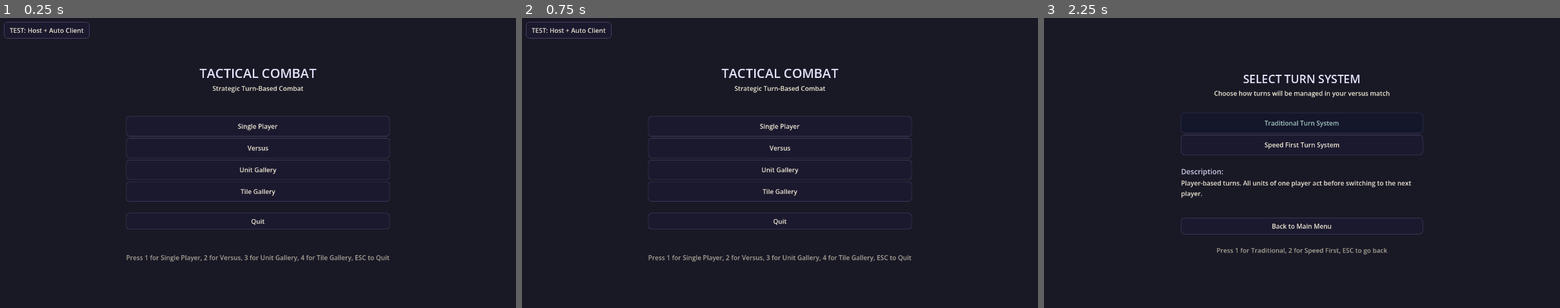
Above: before the commit, frames 1-3 (left to right).
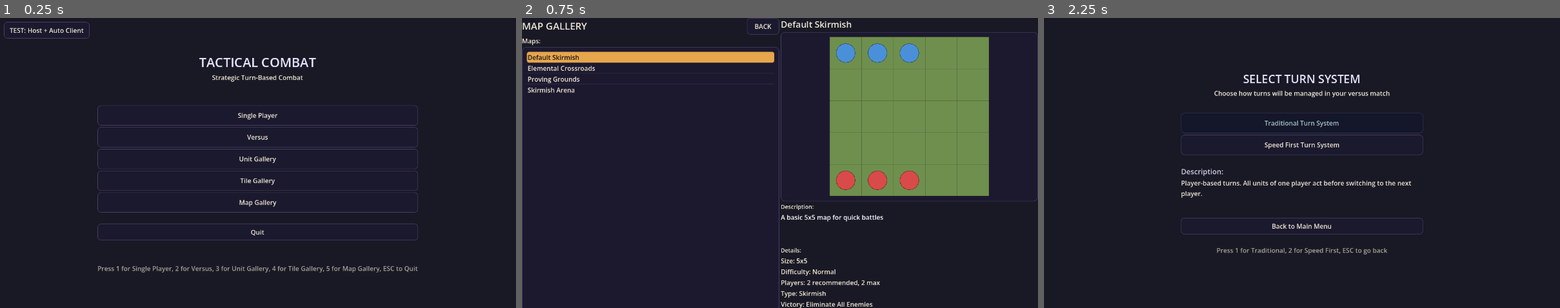
Above: after the commit, the same moments.

Repository: K-ennethA/Conquest
Game: Godot game, scene res://menus/MainMenu.tscn
The game is run twice, just before and just after one commit, with the same random seed, the same clock (stepped at 60 frames per second) and the same inputs.
Inputs (mouse positions are in pixels of both pictures, inside the frame that each line leads up to):
- Up to frame 1 (0.25 s): no input
- Up to frame 2 (0.75 s): click (780, 203) at 0.5 s, where only the run after the commit has a clickable "Map Gallery"
- Up to frame 3 (2.25 s): click (1286, 26) at 1.25 s, where only the run after the commit has a clickable "BACK"; click "Single Player" at 2 s

The runs differ from the first frame. In frame 1, 4.5% of the frame differs, in the area x 18-81%, y 13-88%; in frame 2, 23%, in the area x 0-100%, y 0-100%; in frame 3, nothing differs.

Commit message:
feat(menu): Map Gallery -- top-down map picture + description + effect legend
New gallery alongside Unit/Tile: browse each battle map with a picture
painted live from its tile_layout (no missing preview PNGs), spawn markers
by player, description, metadata (size/difficulty/players/victory), and a
legend of the terrain effects present (colours from TileEffectVisuals).
Maps are discovered by scanning game/maps/resources/ so new ones appear
automatically. Reachable from a new MainMenu "Map Gallery" button (key 5).

Co-Authored-By: Claude Opus 4.8 <noreply@anthropic.com>

Diff:
--- a/menus/MainMenu.gd
+++ b/menus/MainMenu.gd
@@ -9,6 +9,7 @@
 @onready var versus_button: Button = $CenterContainer/VBoxContainer/MenuButtons/VersusButton
 @onready var unit_gallery_button: Button = $CenterContainer/VBoxContainer/MenuButtons/UnitGalleryButton
 @onready var tile_gallery_button: Button = $CenterContainer/VBoxContainer/MenuButtons/TileGalleryButton
+@onready var map_gallery_button: Button = $CenterContainer/VBoxContainer/MenuButtons/MapGalleryButton
 @onready var quit_button: Button = $CenterContainer/VBoxContainer/MenuButtons/QuitButton
 
 func _ready() -> void:
@@ -46,6 +47,8 @@
 		unit_gallery_button.pressed.connect(_on_unit_gallery_pressed)
 	if tile_gallery_button:
 		tile_gallery_button.pressed.connect(_on_tile_gallery_pressed)
+	if map_gallery_button:
+		map_gallery_button.pressed.connect(_on_map_gallery_pressed)
 	if quit_button:
 		quit_button.pressed.connect(_on_quit_pressed)
 
@@ -114,6 +117,11 @@
 	print("Tile Gallery selected")
 	get_tree().change_scene_to_file("res://menus/TileGallery.tscn")
 
+func _on_map_gallery_pressed() -> void:
+	"""Handle Map Gallery button press"""
+	print("Map Gallery selected")
+	get_tree().change_scene_to_file("res://menus/MapGallery.tscn")
+
 func _on_quit_pressed() -> void:
 	"""Handle Quit button press"""
 	print("Quitting game")
@@ -146,5 +154,7 @@
 				_on_unit_gallery_pressed()
 			KEY_4:
 				_on_tile_gallery_pressed()
+			KEY_5:
+				_on_map_gallery_pressed()
 			KEY_ESCAPE:
 				_on_quit_pressed()
--- a/menus/MainMenu.tscn
+++ b/menus/MainMenu.tscn
@@ -68,6 +68,11 @@
 custom_minimum_size = Vector2(0, 50)
 text = "Tile Gallery"
 
+[node name="MapGalleryButton" type="Button" parent="CenterContainer/VBoxContainer/MenuButtons"]
+layout_mode = 2
+custom_minimum_size = Vector2(0, 50)
+text = "Map Gallery"
+
 [node name="Spacer2" type="Control" parent="CenterContainer/VBoxContainer/MenuButtons"]
 layout_mode = 2
 custom_minimum_size = Vector2(0, 20)
@@ -83,6 +88,6 @@
 
 [node name="Instructions" type="Label" parent="CenterContainer/VBoxContainer"]
 layout_mode = 2
-text = "Press 1 for Single Player, 2 for Versus, 3 for Unit Gallery, 4 for Tile Gallery, ESC to Quit"
+text = "Press 1 for Single Player, 2 for Versus, 3 for Unit Gallery, 4 for Tile Gallery, 5 for Map Gallery, ESC to Quit"
 horizontal_alignment = 1
 modulate = Color(0.7, 0.7, 0.7, 1)
--- /dev/null
+++ b/menus/MapGallery.gd
@@ -0,0 +1,424 @@
+extends Control
+
+class_name MapGallery
+
+# Map Gallery - Browse each battle map with a top-down picture painted from its
+# tile data, plus its description, metadata, and a tile-effect legend. Mirrors the
+# structure of UnitGallery / TileGallery: a left list, a right detail pane, and a
+# Back-to-menu button, all built in code in _ready().
+
+# Palette mapping tile_type -> cell colour, tuned to the warm-amber / natural vibe.
+# Kept as a const so the map picture and the legend chips read identically.
+const TILE_COLORS := {
+	"NORMAL": Color("6f8f4e"),          # grass green
+	"PLAINS": Color("6f8f4e"),
+	"GRASS": Color("6f8f4e"),
+	"DIFFICULT_TERRAIN": Color("3f5e32"),  # dark forest (tall-grass avoid tile)
+	"WATER": Color("3b6ea5"),
+	"LAVA": Color("c0431f"),
+	"WALL": Color("5a5450"),
+	"ICE": Color("bcd8e6"),
+	"SWAMP": Color("5b5a34"),
+	"SACRED_GROUND": Color("c7a63b"),
+	"CORRUPTED": Color("6b3f7a"),
+}
+const TILE_FALLBACK := Color("777777")
+
+# Spawn markers coloured by player_id.
+const PLAYER0_COLOR := Color("4a90d9")  # blue
+const PLAYER1_COLOR := Color("d94a4a")  # red
+const PLAYER_FALLBACK := Color("e6a64b")  # amber
+
+# tile_type -> tile-effect id (from TileEffectVisuals) for the legend.
+const EFFECT_FOR_TILE := {
+	"LAVA": &"fire",
+	"WATER": &"empowering_water",
+	"SACRED_GROUND": &"fortify",
+	"DIFFICULT_TERRAIN": &"tall_grass",
+}
+
+const MAPS_DIR := "res://game/maps/resources/"
+
+# UI Elements
+@onready var back_button: Button
+@onready var map_list: ItemList
+@onready var map_name_label: Label
+@onready var map_description: RichTextLabel
+@onready var map_painter: MapPainter
+@onready var metadata_container: VBoxContainer
+@onready var legend_container: HBoxContainer
+
+# Data
+var all_maps: Array[MapResource] = []
+var current_map: MapResource
+
+
+func _ready() -> void:
+	theme = MenuTheme.build()  # dark Legends-style menu look
+	_create_ui()
+	_load_all_maps()
+	_setup_connections()
+	_populate_map_list()
+
+	# Select the first map on open so the picture/detail are never blank.
+	if not all_maps.is_empty():
+		map_list.select(0)
+		_display_map(all_maps[0])
+
+	print("Map Gallery initialized with " + str(all_maps.size()) + " maps")
+
+
+func _create_ui() -> void:
+	"""Create the complete UI for the map gallery"""
+	set_anchors_and_offsets_preset(Control.PRESET_FULL_RECT)
+
+	# Main container
+	var main_container := HBoxContainer.new()
+	main_container.set_anchors_and_offsets_preset(Control.PRESET_FULL_RECT)
+	add_child(main_container)
+
+	# Left panel - Map list
+	var left_panel := VBoxContainer.new()
+	left_panel.custom_minimum_size = Vector2(300, 0)
+	left_panel.set_h_size_flags(Control.SIZE_EXPAND_FILL)
+	main_container.add_child(left_panel)
+
+	# Title and back button
+	var header_container := HBoxContainer.new()
+	left_panel.add_child(header_container)
+
+	var title := Label.new()
+	title.text = "MAP GALLERY"
+	title.add_theme_font_size_override("font_size", 24)
+	title.set_h_size_flags(Control.SIZE_EXPAND_FILL)
+	header_container.add_child(title)
+
+	back_button = Button.new()
+	back_button.text = "BACK"
+	back_button.custom_minimum_size = Vector2(80, 40)
+	header_container.add_child(back_button)
+
+	# Map list
+	var list_label := Label.new()
+	list_label.text = "Maps:"
+	left_panel.add_child(list_label)
+
+	map_list = ItemList.new()
+	map_list.set_v_size_flags(Control.SIZE_EXPAND_FILL)
+	map_list.custom_minimum_size = Vector2(280, 400)
+	left_panel.add_child(map_list)
+
+	# Right panel - Map picture and details
+	var right_panel := VBoxContainer.new()
+	right_panel.set_h_size_flags(Control.SIZE_EXPAND_FILL)
+	right_panel.custom_minimum_size = Vector2(500, 0)
+	main_container.add_child(right_panel)
+
+	_create_map_display(right_panel)
+
+
+func _create_map_display(parent: VBoxContainer) -> void:
+	"""Create the map picture + detail area"""
+	# Map name (title)
+	map_name_label = Label.new()
+	map_name_label.add_theme_font_size_override("font_size", 22)
+	parent.add_child(map_name_label)
+
+	# Top-down map picture, painted from tile data.
+	var picture_frame := PanelContainer.new()
+	picture_frame.custom_minimum_size = Vector2(420, 420)
+	parent.add_child(picture_frame)
+
+	map_painter = MapPainter.new()
+	map_painter.set_h_size_flags(Control.SIZE_EXPAND_FILL)
+	map_painter.set_v_size_flags(Control.SIZE_EXPAND_FILL)
+	picture_frame.add_child(map_painter)
+
+	# Description (wrapped)
+	var desc_label := Label.new()
+	desc_label.text = "Description:"
+	desc_label.add_theme_font_size_override("font_size", 14)
+	parent.add_child(desc_label)
+
+	map_description = RichTextLabel.new()
+	map_description.custom_minimum_size = Vector2(0, 80)
+	map_description.fit_content = true
+	parent.add_child(map_description)
+
+	# Metadata
+	var meta_label := Label.new()
+	meta_label.text = "Details:"
+	meta_label.add_theme_font_size_override("font_size", 14)
+	parent.add_child(meta_label)
+
+	metadata_container = VBoxContainer.new()
+	parent.add_child(metadata_container)
+
+	# Tile-effect legend
+	var legend_label := Label.new()
+	legend_label.text = "Tile Effects:"
+	legend_label.add_theme_font_size_override("font_size", 14)
+	parent.add_child(legend_label)
+
+	legend_container = HBoxContainer.new()
+	parent.add_child(legend_container)
+
+
+func _setup_connections() -> void:
+	"""Set up signal connections"""
+	if back_button:
+		back_button.pressed.connect(_on_back_pressed)
+
+	if map_list:
+		map_list.item_selected.connect(_on_map_selected)
+
+
+func _load_all_maps() -> void:
+	"""Load every MapResource under the maps resource directory (so new maps
+	appear automatically), guarding against nulls / non-map .tres files."""
+	all_maps.clear()
+
+	if not DirAccess.dir_exists_absolute(MAPS_DIR):
+		print("No map resources directory found")
+		return
+
+	var dir := DirAccess.open(MAPS_DIR)
+	if not dir:
+		print("Failed to open map resources directory")
+		return
+
+	dir.list_dir_begin()
+	var file_name := dir.get_next()
+	while file_name != "":
+		if file_name.ends_with(".tres"):
+			var resource_path := MAPS_DIR + file_name
+			if ResourceLoader.exists(resource_path):
+				var resource = load(resource_path)
+				if resource is MapResource:
+					all_maps.append(resource)
+					print("Loaded map: " + resource.map_name)
+		file_name = dir.get_next()
+	dir.list_dir_end()
+
+	# Stable, readable ordering.
+	all_maps.sort_custom(func(a, b): return a.map_name < b.map_name)
+
+
+func _populate_map_list() -> void:
+	"""Update the map list display"""
+	if not map_list:
+		return
+
+	map_list.clear()
+
+	for map_res in all_maps:
+		var display_text := map_res.map_name
+		if display_text.is_empty():
+			display_text = "(Unnamed Map)"
+		map_list.add_item(display_text)
+
+	if map_list.get_item_count() == 0:
+		map_list.add_item("No maps found")
+		map_list.set_item_disabled(0, true)
+
+
+func _display_map(map_res: MapResource) -> void:
+	"""Display picture + details for the selected map"""
+	current_map = map_res
+	if not map_res:
+		return
+
+	if map_name_label:
+		map_name_label.text = map_res.map_name
+
+	if map_description:
+		map_description.text = map_res.description
+
+	# Repaint the top-down picture.
+	if map_painter:
+		map_painter.set_map(map_res)
+
+	_update_metadata(map_res)
+	_update_legend(map_res)
+
+
+func _update_metadata(map_res: MapResource) -> void:
+	"""Rebuild the metadata rows for the selected map"""
+	if not metadata_container:
+		return
+
+	for child in metadata_container.get_children():
+		child.queue_free()
+
+	var victory := ", ".join(map_res.victory_conditions) if not map_res.victory_conditions.is_empty() else "None"
+	var rows := [
+		["Size", str(map_res.width) + "x" + str(map_res.height)],
+		["Difficulty", map_res.difficulty],
+		["Players", str(map_res.recommended_players) + " recommended, " + str(map_res.max_players) + " max"],
+		["Type", map_res.map_type],
+		["Victory", victory],
+	]
+
+	for row in rows:
+		var label := Label.new()
+		label.text = str(row[0]) + ": " + str(row[1])
+		metadata_container.add_child(label)
+
+
+func _update_legend(map_res: MapResource) -> void:
+	"""Show a chip for each effect-bearing tile type actually present on the map"""
+	if not legend_container:
+		return
+
+	for child in legend_container.get_children():
+		child.queue_free()
+
+	# Collect the effect-carrying tile types present on this map.
+	var present_types := {}
+	for entry in map_res.tile_layout:
+		var tile_type := _read_tile_type(entry)
+		if EFFECT_FOR_TILE.has(tile_type):
+			present_types[tile_type] = true
+
+	if present_types.is_empty():
+		var none_label := Label.new()
+		none_label.text = "No terrain effects on this map"
+		none_label.modulate = Color(0.7, 0.7, 0.7)
+		legend_container.add_child(none_label)
+		return
+
+	for tile_type in present_types.keys():
+		var effect_id: StringName = EFFECT_FOR_TILE[tile_type]
+		var info := TileEffectVisuals.info_for_id(effect_id)
+
+		var chip := HBoxContainer.new()
+		legend_container.add_child(chip)
+
+		var swatch := ColorRect.new()
+		swatch.custom_minimum_size = Vector2(16, 16)
+		swatch.color = TILE_COLORS.get(tile_type, TILE_FALLBACK)
+		chip.add_child(swatch)
+
+		var name_label := Label.new()
+		name_label.text = " " + str(info.get("name", "Effect"))
+		chip.add_child(name_label)
+
+		# Small spacer between chips.
+		var spacer := Control.new()
+		spacer.custom_minimum_size = Vector2(12, 0)
+		chip.add_child(spacer)
+
+
+# Read a tile_type string defensively - values are normally Strings.
+func _read_tile_type(entry: Dictionary) -> String:
+	return str(entry.get("tile_type", "NORMAL")).to_upper()
+
+
+# Signal handlers
+func _on_back_pressed() -> void:
+	"""Handle back button press"""
+	get_tree().change_scene_to_file("res://menus/MainMenu.tscn")
+
+
+func _on_map_selected(index: int) -> void:
+	"""Handle map selection from list"""
+	if index >= 0 and index < all_maps.size():
+		var selected_map := all_maps[index]
+		if selected_map != null:
+			_display_map(selected_map)
+
+
+# Input handling
+func _input(event: InputEvent) -> void:
+	if not event.is_pressed():
+		return
+
+	if event is InputEventKey:
+		match event.keycode:
+			KEY_ESCAPE:
+				_on_back_pressed()
+			KEY_F5:
+				_load_all_maps()
+				_populate_map_list()
+				print("Map list refreshed")
+
+
+# ---------------------------------------------------------------------------
+# MapPainter - paints a top-down width x height grid from a MapResource's
+# tile_layout, one coloured rect per tile, with spawn markers overlaid. Painting
+# from live tile data keeps the picture reliable and always current (there are no
+# pre-rendered previews on disk).
+# ---------------------------------------------------------------------------
+class MapPainter extends Control:
+	var _map: MapResource
+
+	func _ready() -> void:
+		# Repaint whenever the pane resizes so the grid always fits.
+		resized.connect(queue_redraw)
+
+	func set_map(map_res: MapResource) -> void:
+		_map = map_res
+		queue_redraw()
+
+	func _draw() -> void:
+		var pane := size
+		if pane.x <= 0.0 or pane.y <= 0.0:
+			return
+
+		if _map == null or _map.tile_layout.is_empty() or _map.width <= 0 or _map.height <= 0:
+			var font := ThemeDB.fallback_font
+			if font:
+				draw_string(font, Vector2(12, 24), "No preview available",
+					HORIZONTAL_ALIGNMENT_LEFT, -1, 16, Color(0.7, 0.7, 0.7))
+			return
+
+		var cols := _map.width
+		var rows := _map.height
+
+		# Square cells sized so the whole map fits the pane; centre the grid.
+		# Use minf/floorf (not the Variant-returning global min/floor) so the types
+		# stay concrete -- the project treats Variant inference as an error.
+		var cell: float = floorf(minf(pane.x / float(cols), pane.y / float(rows)))
+		if cell < 1.0:
+			cell = 1.0
+		var total_w: float = cell * float(cols)
+		var total_h: float = cell * float(rows)
+		var origin := Vector2((pane.x - total_w) * 0.5, (pane.y - total_h) * 0.5)
+
+		var grid_line := Color(0.0, 0.0, 0.0, 0.25)
+
+		# Tiles.
+		for entry in _map.tile_layout:
+			var pos := _read_pos(entry.get("position", Vector2i.ZERO))
+			if pos.x < 0 or pos.x >= cols or pos.y < 0 or pos.y >= rows:
+				continue
+			var tile_type := str(entry.get("tile_type", "NORMAL")).to_upper()
+			var color: Color = MapGallery.TILE_COLORS.get(tile_type, MapGallery.TILE_FALLBACK)
+			var rect := Rect2(origin + Vector2(pos.x * cell, pos.y * cell), Vector2(cell, cell))
+			draw_rect(rect, color, true)
+			draw_rect(rect, grid_line, false, 1.0)
+
+		# Spawn markers.
+		for spawn in _map.unit_spawns:
+			var pos := _read_pos(spawn.get("position", Vector2i.ZERO))
+			if pos.x < 0 or pos.x >= cols or pos.y < 0 or pos.y >= rows:
+				continue
+			var player_id := int(spawn.get("player_id", -1))
+			var marker_color := MapGallery.PLAYER_FALLBACK
+			if player_id == 0:
+				marker_color = MapGallery.PLAYER0_COLOR
+			elif player_id == 1:
+				marker_color = MapGallery.PLAYER1_COLOR
+			var center := origin + Vector2(pos.x * cell + cell * 0.5, pos.y * cell + cell * 0.5)
+			draw_circle(center, cell * 0.3, marker_color)
+			draw_arc(center, cell * 0.3, 0.0, TAU, 16, Color(0, 0, 0, 0.5), 1.0)
+
+	# Positions are normally Vector2i; handle a Dictionary {x, y} defensively too.
+	func _read_pos(value) -> Vector2i:
+		if value is Vector2i:
+			return value
+		if value is Vector2:
+			return Vector2i(value)
+		if value is Dictionary:
+			return Vector2i(int(value.get("x", 0)), int(value.get("y", 0)))
+		return Vector2i.ZERO
--- /dev/null
+++ b/menus/MapGallery.tscn
@@ -0,0 +1,17 @@
+[gd_scene format=3 uid="uid://bxvn8k2qr8y7m"]
+
+[ext_resource type="Script" path="res://menus/MapGallery.gd" id="1_0k8vm"]
+
+[node name="MapGallery" type="Control"]
+layout_mode = 3
+anchors_preset = 15
+anchor_right = 1.0
+anchor_bottom = 1.0
+script = ExtResource("1_0k8vm")
+
+[node name="Background" type="ColorRect" parent="."]
+layout_mode = 1
+anchors_preset = 15
+anchor_right = 1.0
+anchor_bottom = 1.0
+color = Color(0.1, 0.1, 0.15, 1)
Not shown, added: menus/MapGallery.gd.uid
